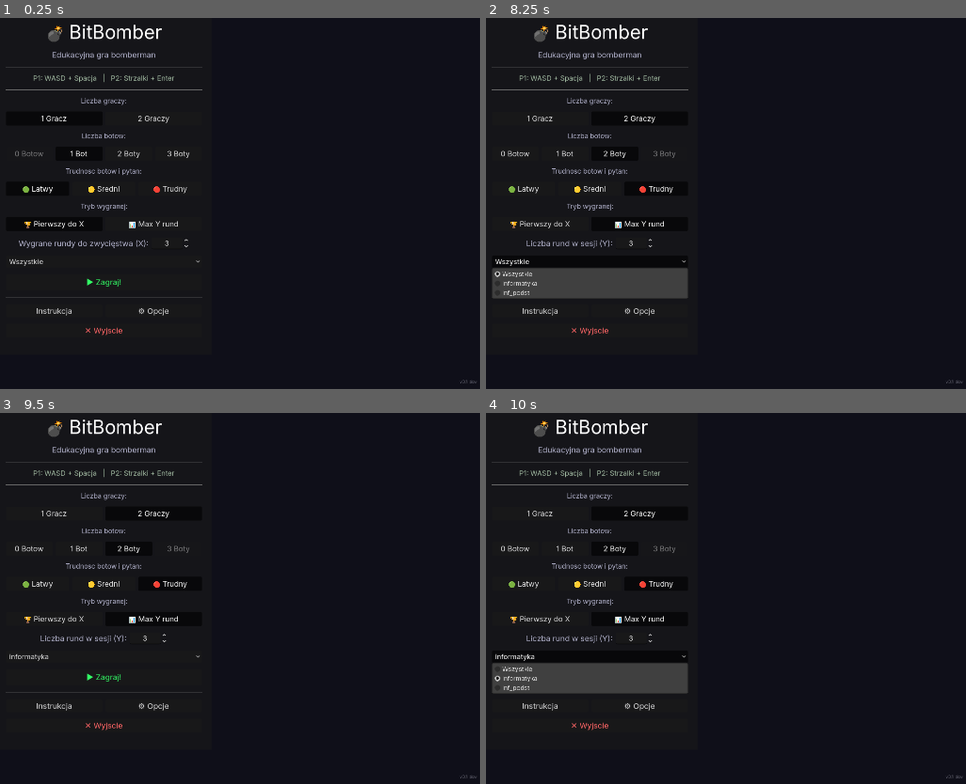
Above: before the commit, frames 1-4 (two rows, left to right).
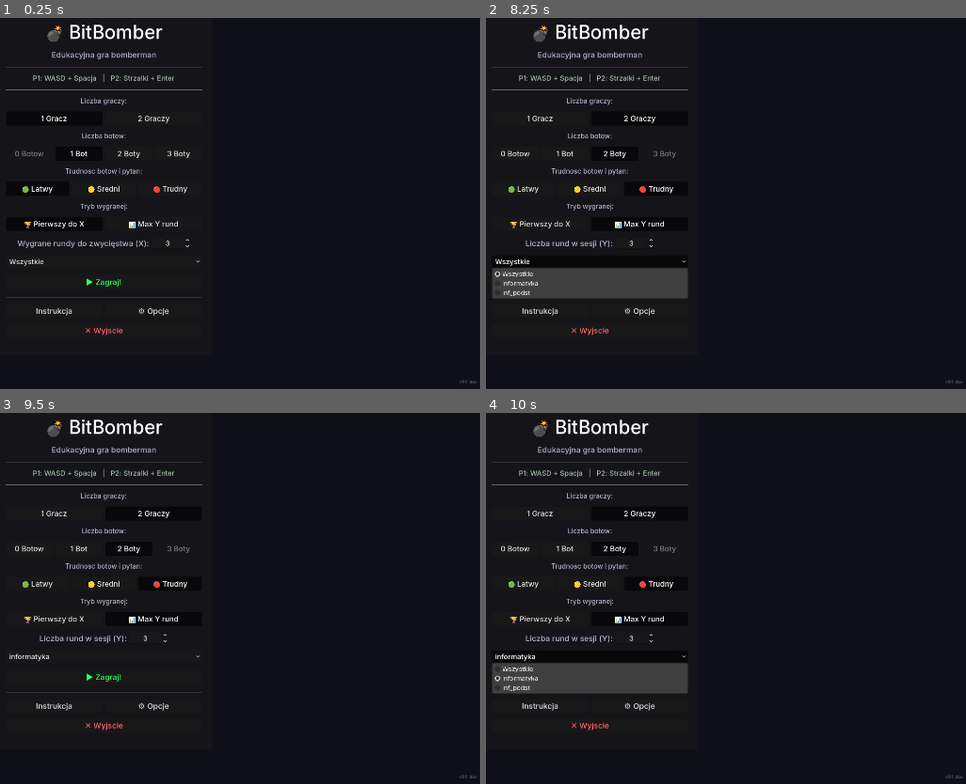
Above: after the commit, the same moments.

Repository: DaVideX12324/BitBomber
Game: Godot game, scene res://scenes/game.tscn
Same seed, same stepped clock (60 frames per second), same inputs: the game is played once before the commit and once after it.
Inputs:
- Up to frame 1 (0.25 s): no input
- Up to frame 2 (8.25 s): click "1 Gracz" at 0.5 s; click "2 Graczy" at 1.25 s; click "0 Botow" at 2 s; click "1 Bot" at 2.75 s; click "2 Boty" at 3.5 s; click "🟢 Latwy" at 4.25 s; click "🟡 Sredni" at 5 s; click "🔴 Trudny" at 5.75 s; click "🏆 Pierwszy do X" at 6.5 s; click "📊 Max Y rund" at 7.25 s; click "Wszystkie" at 8 s
- Up to frame 3 (9.5 s): click "▶ Zagraj!" at 8.75 s
- Up to frame 4 (10 s): click "informatyka" at 9.5 s

The runs differ from the first frame. In frame 1, 1.3% of the frame differs, in the area x 2-97%, y 1-99%; in frame 2, 1.3%; in frame 3, 1.3%; in frame 4, 1.3%, in the area x 1-97%, y 1-99%.

Commit message:
Update project.godot

Diff:
--- a/project.godot
+++ b/project.godot
@@ -46,7 +46,7 @@
 
 [gui]
 
-theme/custom_font="uid://cifsnravkbggb"
+theme/custom_font="uid://cjyf4inwpkybt"
 
 [input]
 
